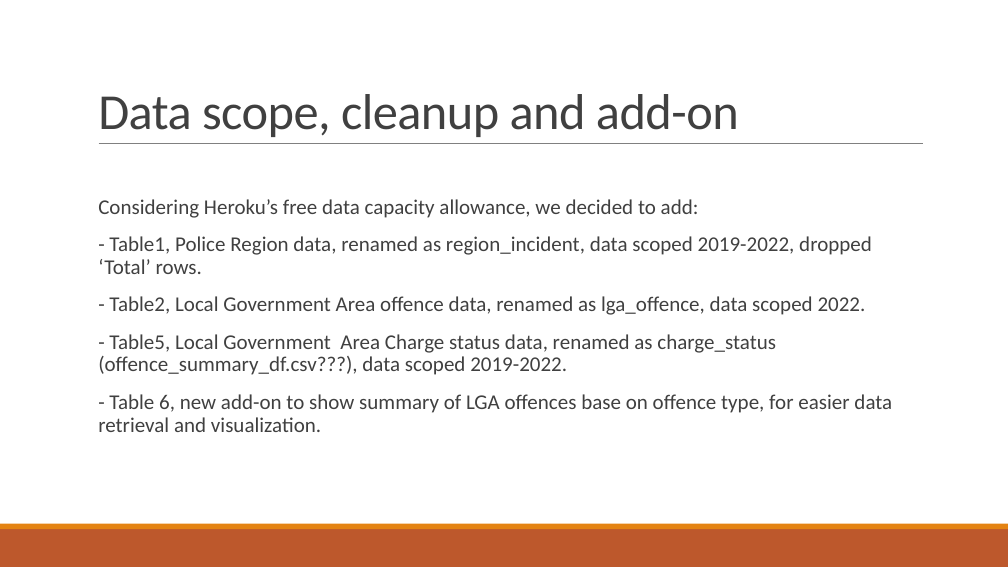
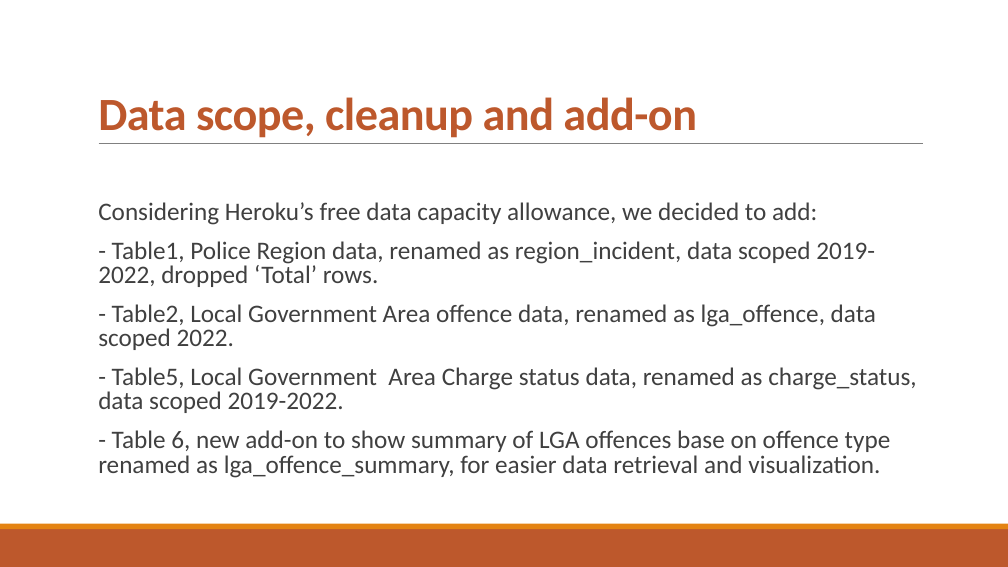
Before and after one commit to PhuongTieuOp/project3, a slide deck: slide 3 of Victoria Crime Data Visualization3.pptx. Drawn at 1008x567 pixels with LibreOffice and Linux fonts; fonts in the diff are those of the drawing. Boxes give left, top, right and bottom in pixels: in the first picture for what was removed or moved away, otherwise in the second. Text is boxed around its words. In the diff, an @@ line names an element or a change of style, - is before the commit and + after.

```diff
--- a/Victoria Crime Data Visualization3.pptx
+++ b/Victoria Crime Data Visualization3.pptx
@@ title "Data scope, cleanup and add-on" at (98, 97, 697, 138): size 48 to 44 pt, text colour #404040 to #BD582C, bold on @@
@@ text at (98, 202, 876, 350): size 20 to 24 pt in "Considering Heroku’s free data capacity allowance, we ...", "- Table1, Police Region data, renamed as ...", "- Table2, Local Government Area offence data, ..."; line spacing 0.9 to 0.8 @@
@@ text at (98, 367, 916, 478): text changed; size 20 to 24 pt @@
-  - Table5, Local Government Area Charge status data, renamed as charge_status (offence_summary_df.csv???), data scoped 2019-2022.
-  - Table 6, new add-on to show summary of LGA offences base on offence type, for easier data retrieval and visualization.
+  - Table5, Local Government Area Charge status data, renamed as charge_status, data scoped 2019-2022.
+  - Table 6, new add-on to show summary of LGA offences base on offence type renamed as lga_offence_summary, for easier data retrieval and visualization.
```
Also in this commit, not shown: 5 other slides changed, 4 slides added, 1 slide removed.
